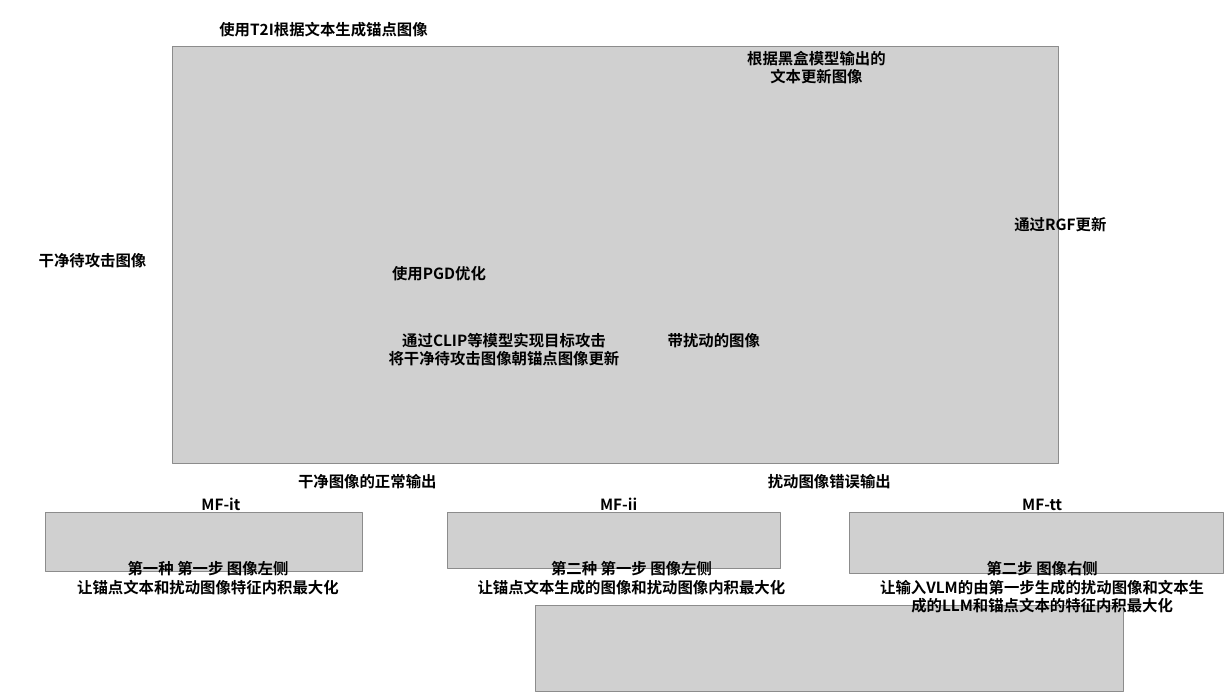
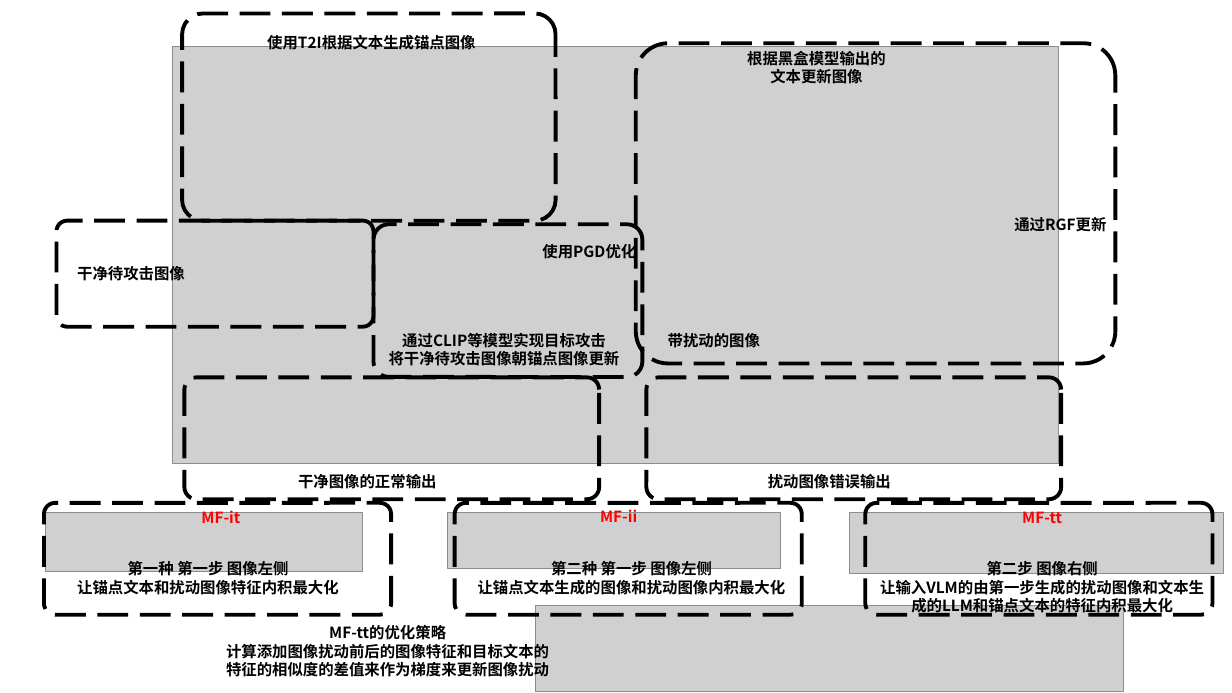
Before and after one commit to Elephant-King9/Paper, a slide deck: slide 3 of Attack/Adversarial_Attack/VLP/论文作图.pptx. Drawn at 1232x693 pixels with LibreOffice and Linux fonts; fonts in the diff are those of the drawing; grey boxes stand for pictures. Boxes give left, top, right and bottom in pixels: in the first picture for what was removed or moved away, otherwise in the second. Text is boxed around its words. In the diff, an @@ line names an element or a change of style, - is before the commit and + after.

```diff
--- a/Attack/Adversarial_Attack/VLP/论文作图.pptx
+++ b/Attack/Adversarial_Attack/VLP/论文作图.pptx
@@ rounded rectangle added at [182,14,555,221], outline #000000 3 pt dashed @@
@@ text "使用T2I根据文本生成锚点图像": place and size @@
-text "使用T2I根据文本生成锚点图像" at [219,22,427,37]
+text "使用T2I根据文本生成锚点图像" at [267,33,475,50]
@@ rounded rectangle added at [636,43,1116,364], outline #000000 3 pt dashed @@
@@ rounded rectangle added at [56,221,373,327], outline #000000 3 pt dashed @@
@@ rounded rectangle added at [373,225,642,377], outline #000000 3 pt dashed @@
@@ text "使用PGD优化" rewrapped from [392,266,486,281] to [542,241,636,261] @@
@@ text "干净待攻击图像" rewrapped from [39,253,147,268] to [77,264,185,284] @@
@@ rounded rectangle added at [185,377,600,499], outline #000000 3 pt dashed @@
@@ rounded rectangle added at [647,377,1062,499], outline #000000 3 pt dashed @@
@@ rounded rectangle added at [44,503,392,615], outline #000000 3 pt dashed @@
@@ text "MF-it": place and size @@
-text "MF-it" at [201,497,240,513]
+text "MF-it" at [201,508,240,523]
@@ rounded rectangle added at [455,503,802,615], outline #000000 3 pt dashed @@
@@ text "MF-ii": place and size @@
-text "MF-ii" at [600,497,637,513]
+text "MF-ii" at [600,507,637,522]
@@ rounded rectangle added at [865,503,1213,615], outline #000000 3 pt dashed @@
@@ text colour #000000 to #FF0000 in 3 elements at [600,507,637,522], [201,508,240,523], [1022,508,1062,523] @@
@@ text "MF-tt": place and size @@
-text "MF-tt" at [1022,498,1062,513]
+text "MF-tt" at [1022,508,1062,523]
@@ text added at [226,625,549,680], 12 pt, text #000000, bold @@
+MF-tt的优化策略
+计算添加图像扰动前后的图像特征和目标文本的特征的相似度的差值来作为梯度来更新图像扰动
```
Also in this commit, not shown: 2 slides added, 3 other files.
